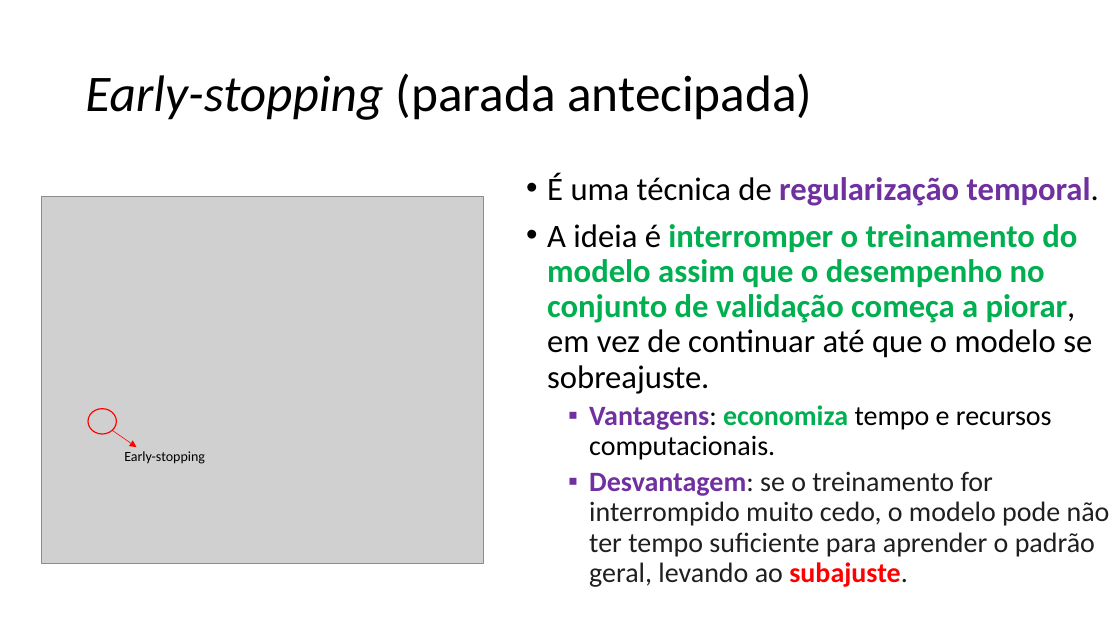
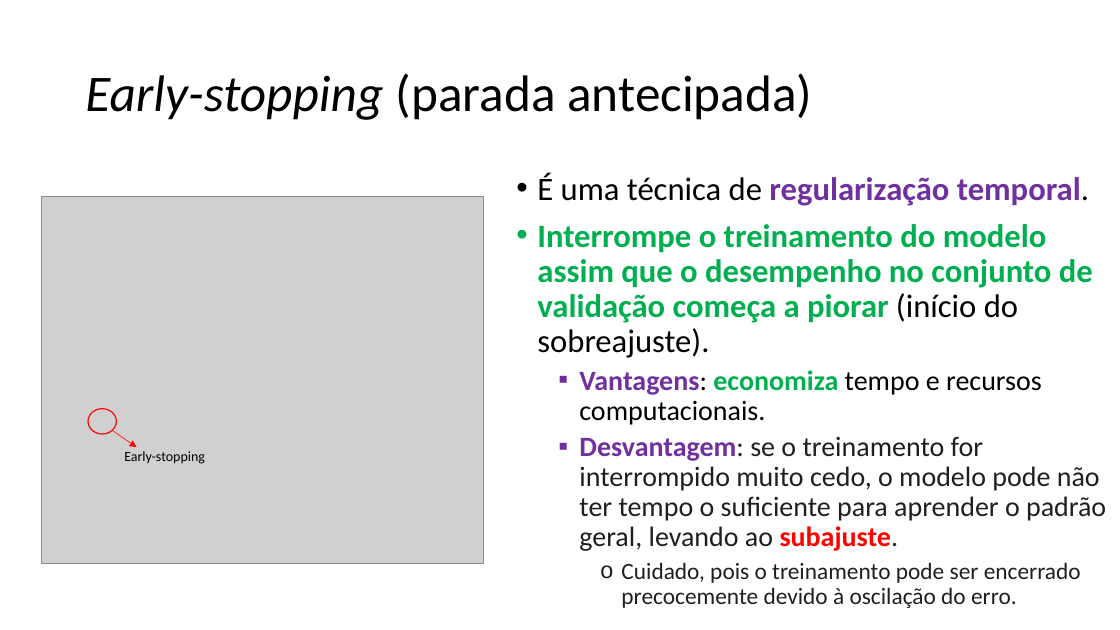
Before and after one commit to zz4fap/c24_inteligencia_artificial, a slide deck: slide 82 of slides/C24_Regressão.pptx. Drawn at 1120x630 pixels with LibreOffice and Linux fonts; fonts in the diff are those of the drawing; grey boxes stand for pictures. Boxes give left, top, right and bottom in pixels: in the first picture for what was removed or moved away, otherwise in the second. Text is boxed around its words. In the diff, an @@ line names an element or a change of style, - is before the commit and + after.

Commit message:
update of slides

```diff
--- a/slides/C24_Regressão.pptx
+++ b/slides/C24_Regressão.pptx
@@ text "É uma técnica de regularização ...": place and size @@
-text "É uma técnica de regularização ..." at (547, 173, 1110, 587)
+text "É uma técnica de regularização ..." at (537, 173, 1106, 608)
@@ text at (537, 224, 1093, 358): text changed @@
-• A ideia é interromper o treinamento do modelo assim que o desempenho no conjunto de validação começa a piorar, em vez de continuar até que o modelo se sobreajuste.
+• Interrompe o treinamento do modelo assim que o desempenho no conjunto de validação começa a piorar (início do sobreajuste).
@@ text at (579, 436, 1106, 608): text changed @@
-  ▪ Desvantagem: se o treinamento for interrompido muito cedo, o modelo pode não ter tempo suficiente para aprender o padrão geral, levando ao subajuste.
+  ▪ Desvantagem: se o treinamento for interrompido muito cedo, o modelo pode não ter tempo o suficiente para aprender o padrão geral, levando ao subajuste.
+    o Cuidado, pois o treinamento pode ser encerrado precocemente devido à oscilação do erro.
```
Also in this commit, not shown: 20 other slides changed, 2 other files.
